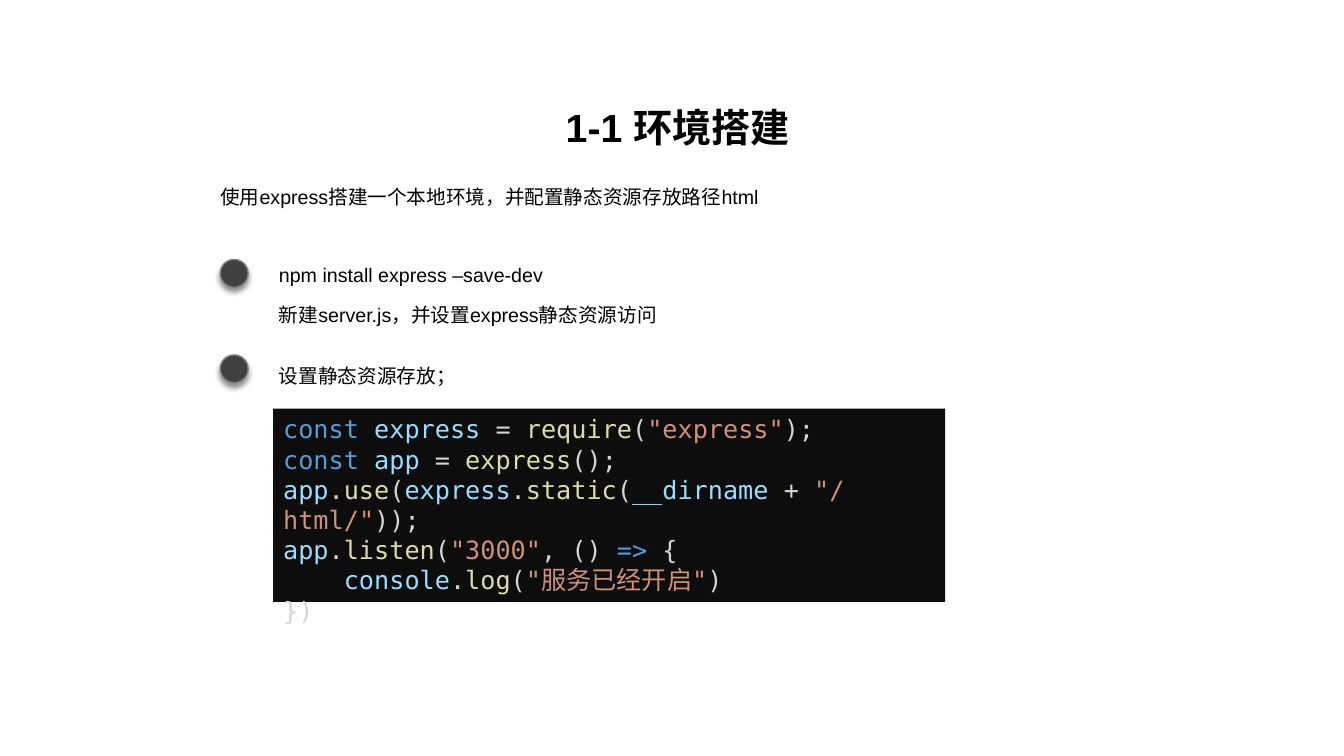
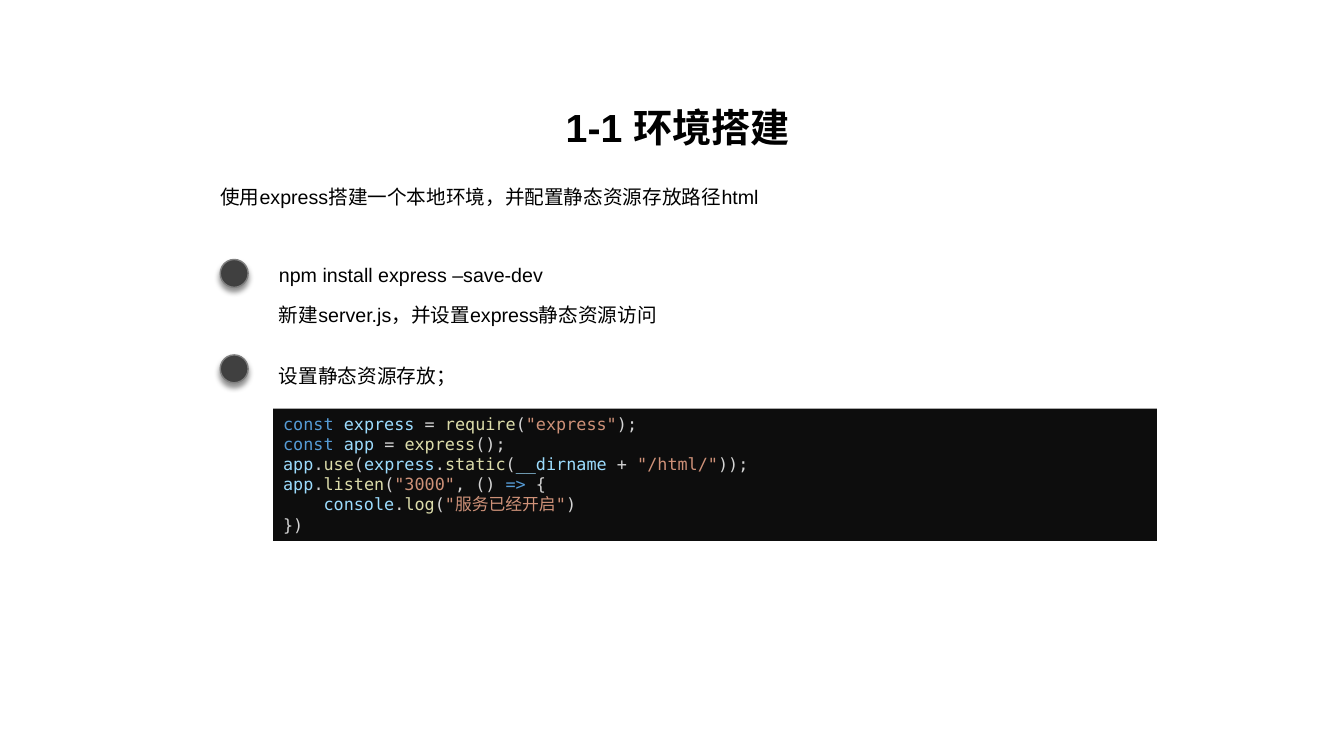
Before and after one commit to CowenZhengHao/ajax, a slide deck: slide 8 of 课件.pptx. Drawn at 1344x756 pixels with LibreOffice and Linux fonts; fonts in the diff are those of the drawing. Boxes give left, top, right and bottom in pixels: in the first picture for what was removed or moved away, otherwise in the second. Text is boxed around its words. In the diff, an @@ line names an element or a change of style, - is before the commit and + after.

```diff
--- a/课件.pptx
+++ b/课件.pptx
@@ rectangle "const express = require("express");": place and size @@
-rectangle "const express = require("express");" at box(273, 408, 946, 602)
+rectangle "const express = require("express");" at box(273, 408, 1157, 540)
@@ rectangle "const express = require("express");" at box(273, 408, 1157, 540): size 18 to 12 pt @@
```
Also in this commit, not shown: 1 other slide changed, 4 slides added, 1 slide removed, 3 other files.
